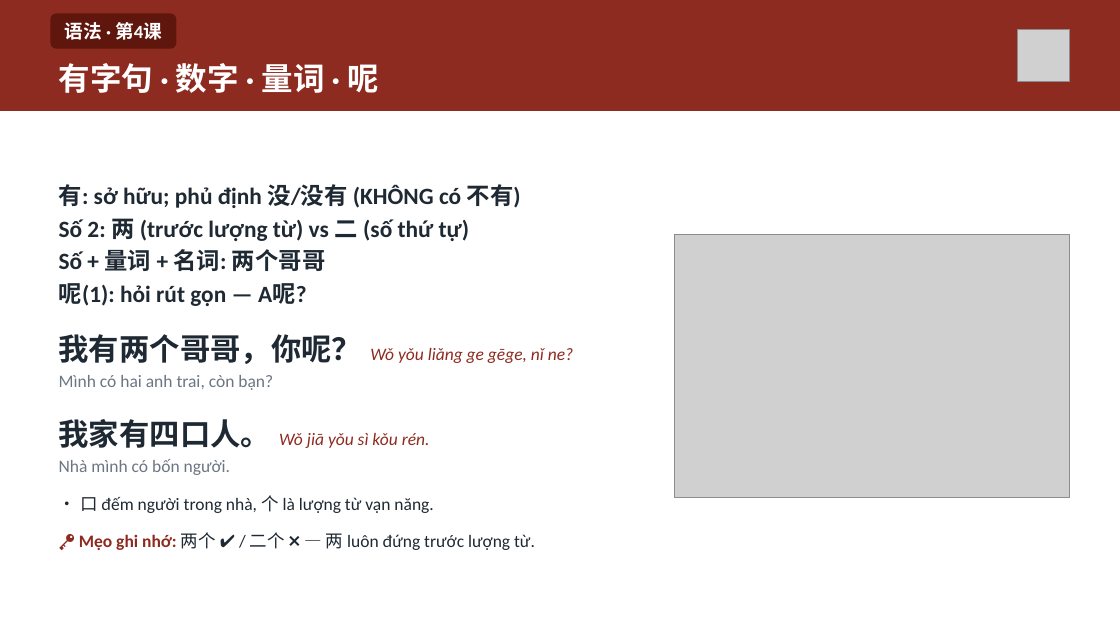
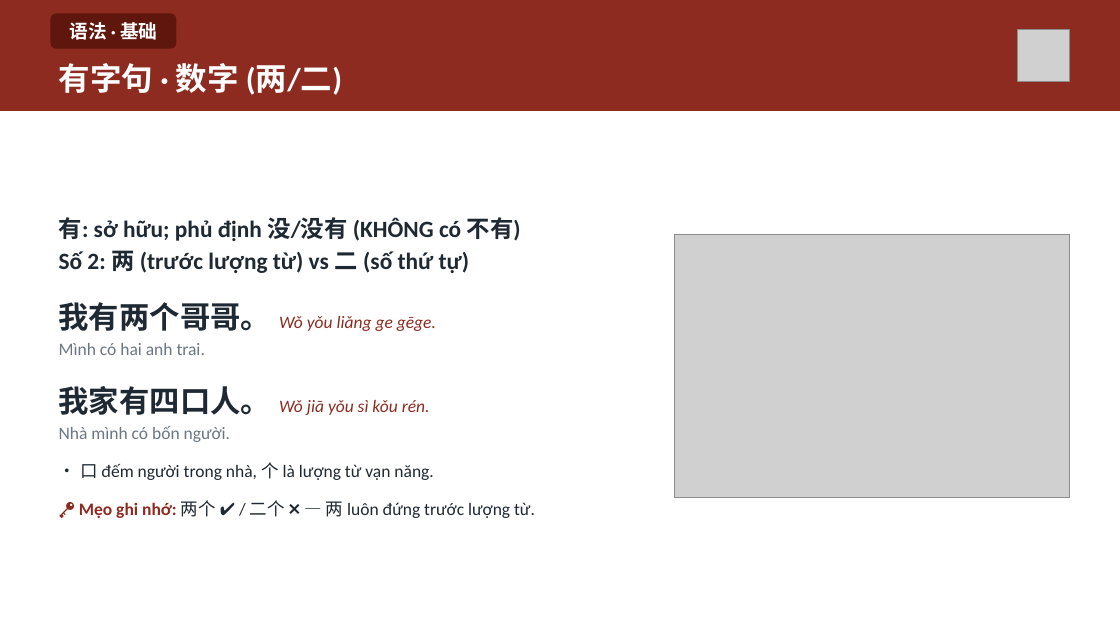
Before and after one commit to HuyenNguyen911/chinese-learning-os, a slide deck: slide 6 of output/hsk1/buoi16_ontap/slide/Buoi-16-Ontap.pptx. Drawn at 1120x630 pixels with LibreOffice and Linux fonts; fonts in the diff are those of the drawing; grey boxes stand for pictures. Boxes give left, top, right and bottom in pixels: in the first picture for what was removed or moved away, otherwise in the second. Text is boxed around its words. In the diff, an @@ line names an element or a change of style, - is before the commit and + after.

```diff
--- a/output/hsk1/buoi16_ontap/slide/Buoi-16-Ontap.pptx
+++ b/output/hsk1/buoi16_ontap/slide/Buoi-16-Ontap.pptx
@@ text in rounded rectangle at box(69, 22, 157, 40): text changed @@
-语法 · 第4课
+语法 · 基础
@@ text at box(59, 63, 342, 95): text changed @@
-有字句 · 数字 · 量词 · 呢
+有字句 · 数字 (两/二)
@@ text at box(59, 302, 436, 355): text changed; text colour #1F2933 to #8E2B20 @@
-Số + 量词 + 名词: 两个哥哥
-呢(1): hỏi rút gọn — A呢?
-我有两个哥哥，你呢？ Wǒ yǒu liǎng ge gēge, nǐ ne?
-Mình có hai anh trai, còn bạn?
+我有两个哥哥。 Wǒ yǒu liǎng ge gēge.
+Mình có hai anh trai.
```
Also in this commit, not shown: 16 other slides changed, 2 slides added, 1 slide removed, 44 other files.
